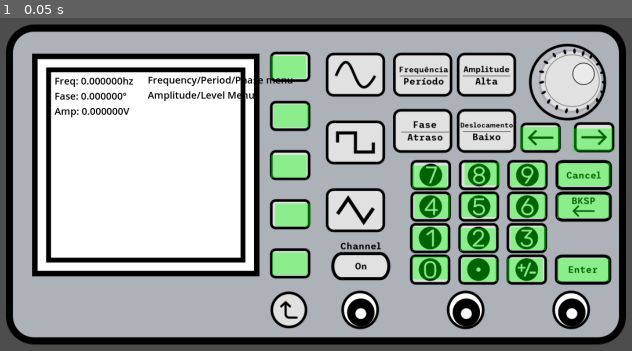
Above: before the commit, frame 1.
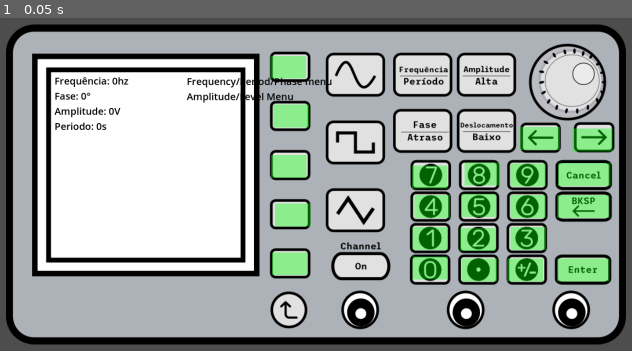
Above: after the commit, the same moment.

Repository: franciscoknowledge/ic-gerador-de-sinais
Game: Godot game, scene res://cenas/main.tscn
Same seed, same stepped clock (60 frames per second), same inputs: the game is played once before the commit and once after it.
Inputs:
- Up to frame 1 (0.05 s): no input

The runs differ from the first frame. In frame 1, 1.2% of the frame differs, in the area x 8-53%, y 17-34%.

Commit message:
adicionar periodo + botao backspace + virgulas + botao cancel

Diff:
--- a/cenas/label_parametros.gd
+++ b/cenas/label_parametros.gd
@@ -1,6 +1,36 @@
 extends Label
 
-var str_formato = "Freq: %fhz\nFase: %f°\nAmp: %fV"
+var parametros = {
+
+	frequencia = {
+		label = "Frequência",
+		sufixo = "hz",
+		valor_enum = Gerador.Parametros.FREQUENCIA,
+		variavel = "frequencia"
+	},
+
+	fase = {
+		label = "Fase",
+		sufixo = "°",
+		valor_enum = Gerador.Parametros.FASE,
+		variavel = "fase"
+	},
+
+	amplitude = {
+		label = "Amplitude",
+		sufixo = "V",
+		valor_enum = Gerador.Parametros.AMPLITUDE,
+		variavel = "amplitude"
+	},
+
+	periodo = {
+		label = "Periodo",
+		sufixo = "s",
+		valor_enum = Gerador.Parametros.PERIODO,
+		variavel = "periodo"
+	},
+
+}
 
 func _ready() -> void:
 	Gerador.parametro_alterado.connect(_on_parametro_alterado)
@@ -8,7 +38,26 @@
 	_on_parametro_alterado("", null, null)
 
 func _on_parametro_alterado(_parametro: String, _novo, _antigo):
-	text = str_formato % [Gerador.frequencia, Gerador.fase, Gerador.amplitude]
+	text = ""
+	for chave in parametros:
+		var parametro = parametros[chave]
+		var valor = Gerador.get(parametro.variavel)
+		var valor_str = "0"
+
+		if (valor != 0):
+			valor_str = str(valor)
+
+		if parametro.valor_enum == Gerador.parametro_ativo:
+			var pos_min = 0
+			var pos_max = valor_str.length()
+
+			var pos_1 = clamp(Gerador.parametro_posicao_cursor, pos_min, pos_max)
+			var pos_2 = clamp(Gerador.parametro_posicao_cursor + 1, pos_min, pos_max)
+
+			valor_str = valor_str.insert(pos_2, "|")
+			valor_str = valor_str.insert(pos_1, "|")
+
+		text += "%s: %s%s\n" % [parametro.label, valor_str, parametro.sufixo]
 
 func _on_cursor_movido():
-	print(Gerador.parametro_posicao_cursor)
+	_on_parametro_alterado("", null, null)
--- a/cenas/main.tscn
+++ b/cenas/main.tscn
@@ -29,10 +29,10 @@
 script = ExtResource("3_5wwvk")
 
 [node name="label_nomes_botoes" type="Label" parent="."]
-offset_left = 475.0
-offset_top = 131.0
-offset_right = 698.0
-offset_bottom = 500.0
+offset_left = 555.0
+offset_top = 134.0
+offset_right = 778.0
+offset_bottom = 503.0
 theme_override_colors/font_color = Color(0, 0, 0, 1)
 theme_override_font_sizes/font_size = 20
 text = "botoes"
--- a/cenas/teclado.gd
+++ b/cenas/teclado.gd
@@ -13,6 +13,9 @@
 	$numeros/num_9,
 ]
 
+var valor_anterior
+var parametro_anterior
+
 func _ready() -> void:
 	for i in botoes_numeros.size():
 		var botao: TextureButton = botoes_numeros[i]
@@ -20,10 +23,35 @@
 
 	$cursor_frente.pressed.connect(andar_cursor.bind(1))
 	$cursor_tras.pressed.connect(andar_cursor.bind(-1))
+	$virgula.pressed.connect(inserir_virgula)
+	$backspace.pressed.connect(backspace)
+	$cancel.pressed.connect(cancel)
+
+	Gerador.parametro_ativo_alterado.connect(salvar_valor)
 
 # debug!
 #func _process(_delta: float) -> void:
 #	print(get_valor_parametro())
+
+func recuperar_valor() -> void:
+	if valor_anterior == null: return
+
+	var chave = Gerador.get_chave_parametro(parametro_anterior)
+	if not chave: return
+
+	Gerador.set(chave, valor_anterior)
+
+func salvar_valor(novo: Gerador.Parametros, _antigo: Gerador.Parametros) -> void:
+	var chave = Gerador.get_chave_parametro_ativo()
+	if not chave: return
+
+	valor_anterior = Gerador.get(chave)
+	parametro_anterior = novo
+
+func cancel() -> void:
+	recuperar_valor()
+	parametro_anterior = null
+	Gerador.set_parametro_ativo(Gerador.Parametros.NENHUM)
 
 func digito_pressionado(digito: int) -> void:
 	var valor = Gerador.get_valor_parametro_ativo()
@@ -31,15 +59,83 @@
 	if valor == null: return
 
 	var valor_str = str(valor)
+	var pos_virgula = valor_str.find(".")
+	var cursor = Gerador.parametro_posicao_cursor
 
-	# um jeito meio estupido de fazer um clamp, mas funciona!
-	Gerador.set_posicao_cursor(Gerador.parametro_posicao_cursor)
+	var tamanho_antigo = valor_str.length()
 
-	if Gerador.parametro_posicao_cursor < valor_str.length():
-		valor_str[Gerador.parametro_posicao_cursor] = str(digito)
+	Gerador.set_posicao_cursor(cursor)
+
+	# testando outros metodos de inserir os numeros
+	#if (pos_virgula < 0) or (cursor < pos_virgula):
+	#	valor_str = valor_str.insert(cursor, str(digito))
+	#else:
+	#	if cursor < valor_str.length():
+	#		valor_str[cursor] = str(digito)
+	#	else:
+	#		valor_str += str(digito)
+
+	#if Gerador.parametro_posicao_cursor < valor_str.length():
+	#	valor_str[Gerador.parametro_posicao_cursor] = str(digito)
+	#else:
+	#	valor_str += str(digito)
+
+	if pos_virgula < 0:
+		valor_str += str(digito)
 	else:
-		valor_str += str(digito)
+		if cursor < valor_str.length():
+			valor_str[cursor] = str(digito)
+		else:
+			valor_str += str(digito)
+
+	var tamanho_novo = valor_str.length()
 	Gerador.set(chave, float(valor_str))
+
+	if tamanho_antigo != tamanho_novo:
+		Gerador.set_posicao_cursor(cursor + 1)
+
+func backspace() -> void:
+	var valor = Gerador.get_valor_parametro_ativo()
+	var chave = Gerador.get_chave_parametro_ativo()
+	if valor == null: return
+
+	var valor_str = str(valor)
+	var onde = Gerador.parametro_posicao_cursor - 1
+
+	if onde < 0: onde = 0
+	if valor_str.find(".") == onde:
+		Gerador.set_posicao_cursor(Gerador.parametro_posicao_cursor - 1)
+		return
+
+	valor_str = valor_str.erase(onde, 1)
+
+	if valor_str.is_empty():
+		valor_str = "0.0"
+
+	Gerador.set(chave, float(valor_str))
+	Gerador.set_posicao_cursor(Gerador.parametro_posicao_cursor - 1)
+
+func inserir_virgula() -> void:
+	var valor = Gerador.get_valor_parametro_ativo()
+	var chave = Gerador.get_chave_parametro_ativo()
+	if valor == null: return
+
+	var valor_str = str(valor)
+
+	var pos_virgula_original = valor_str.find(".")
+	var pos_nova_virgula = Gerador.parametro_posicao_cursor
+
+	if pos_virgula_original < 0:
+		pos_virgula_original = valor_str.length()
+
+	if pos_nova_virgula > valor_str.length():
+		print("hm")
+		pos_nova_virgula = valor_str.length() - 1
+
+	var mult = pos_nova_virgula - pos_virgula_original
+	var novo_valor = valor * pow(10, mult)
+
+	Gerador.set(chave, novo_valor)
 
 func andar_cursor(dir: int) -> void:
 	Gerador.set_posicao_cursor(Gerador.parametro_posicao_cursor + dir)
--- a/scripts/autoload/gerador.gd
+++ b/scripts/autoload/gerador.gd
@@ -3,6 +3,7 @@
 signal menu_alterado(novo: MenuResource)
 signal parametro_alterado(parametro: String, novo, antigo)
 signal cursor_movido()
+signal parametro_ativo_alterado(novo: Parametros, antigo: Parametros)
 
 enum Parametros {
 	NENHUM = 0,
@@ -10,6 +11,7 @@
 	FREQUENCIA = 1,
 	FASE = 2,
 	AMPLITUDE = 3,
+	PERIODO = 4,
 }
 
 var frequencia = 0:
@@ -26,6 +28,11 @@
 	set(value):
 		amplitude = value
 		parametro_alterado.emit("amplitude", value, amplitude)
+
+var periodo = 0:
+	set(value):
+		periodo = value
+		parametro_alterado.emit("periodo", value, amplitude)
 
 var parametro_posicao_cursor = 0
 
@@ -54,7 +61,12 @@
 	menu_atual.botoes[indice].acao.call()
 
 func set_parametro_ativo(parametro: Parametros):
+	var antigo = parametro_ativo
+
+	parametro_posicao_cursor = 0
 	parametro_ativo = parametro
+	cursor_movido.emit()
+	parametro_ativo_alterado.emit(parametro_ativo, antigo)
 
 func set_posicao_cursor(pos):
 	var valor = get_valor_parametro_ativo()
@@ -89,12 +101,13 @@
 		cursor_movido.emit()
 
 # getters
-func get_chave_parametro_ativo() -> String:
-	var param = parametro_ativo
+func get_chave_parametro(parametro: Parametros) -> String:
+	var param = parametro
 	var mapa = {
 		Parametros.FREQUENCIA: "frequencia",
 		Parametros.FASE: "fase",
 		Parametros.AMPLITUDE: "amplitude",
+		Parametros.PERIODO: "periodo",
 	}
 
 	if not (param in mapa):
@@ -102,6 +115,9 @@
 
 	return mapa[param]
 
+func get_chave_parametro_ativo() -> String:
+	return get_chave_parametro(parametro_ativo)
+
 func get_valor_parametro_ativo():
 	var chave = get_chave_parametro_ativo()
 	if chave.is_empty():
--- a/scripts/menus/menu_fpp.gd
+++ b/scripts/menus/menu_fpp.gd
@@ -12,7 +12,7 @@
 
 	var botao_periodo = BotaoResource.new()
 	botao_periodo.label = "Period"
-	botao_periodo.acao = func(): print("TODO: selecionar periodo")
+	botao_periodo.acao = func(): Gerador.set_parametro_ativo(Gerador.Parametros.PERIODO)
 
 	var botao_fase = BotaoResource.new()
 	botao_fase.label = "Phase"
